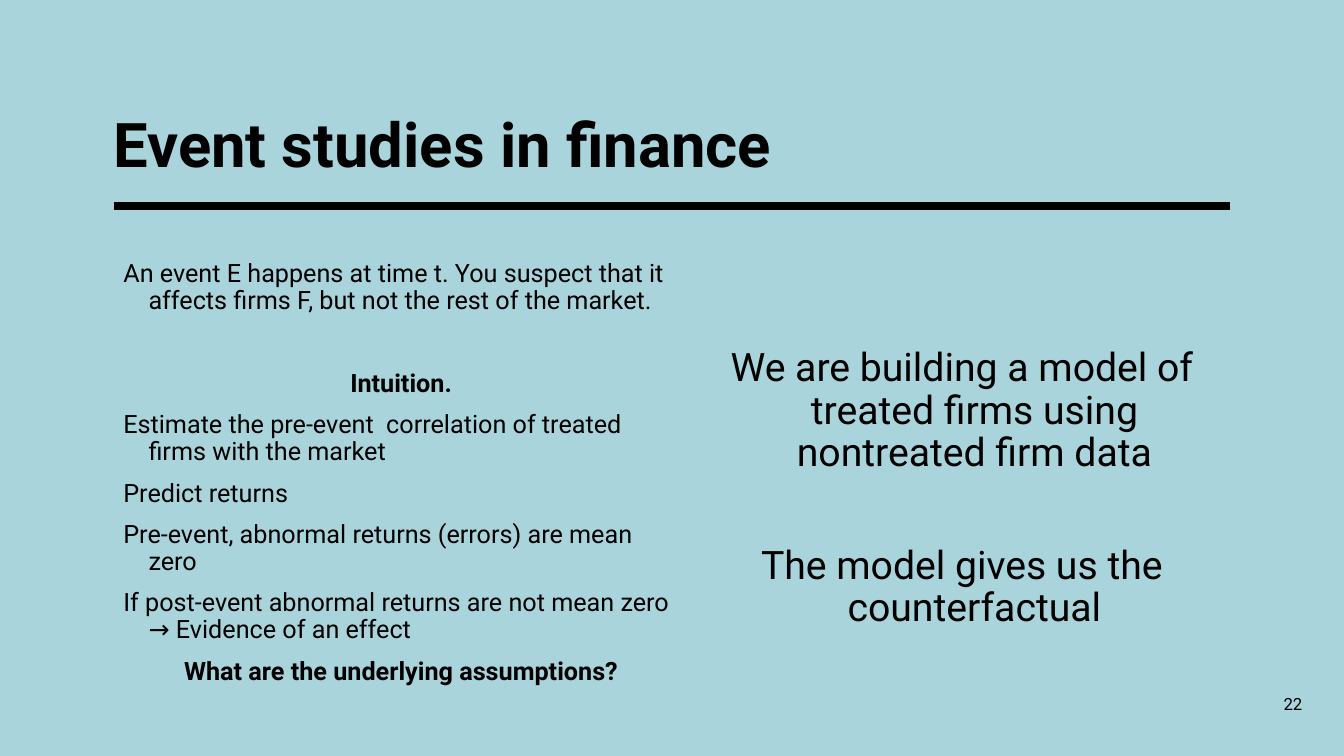
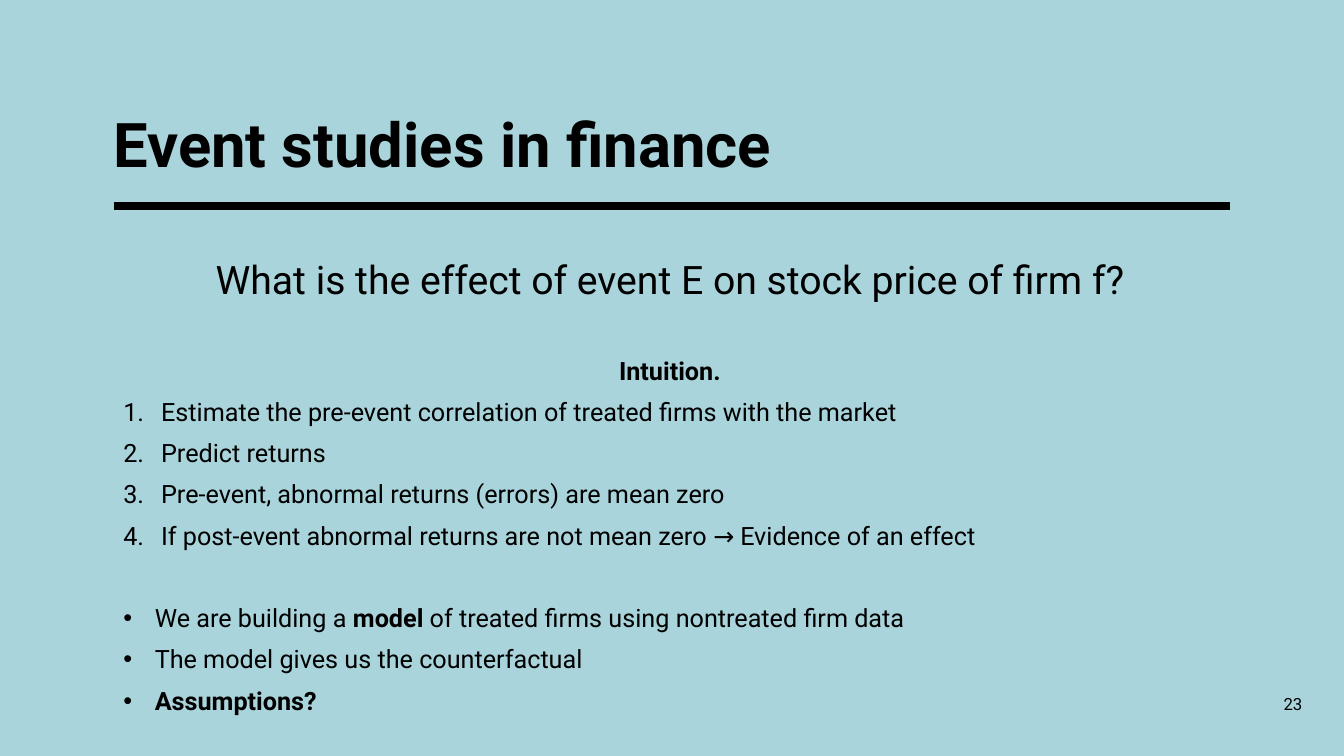
Before and after one commit to francescogranella/francescogranella.github.io, a slide deck: slide 23 of SCM.pptx (slide 22 before the commit). Drawn at 1344x756 pixels with LibreOffice and Linux fonts; fonts in the diff are those of the drawing. Boxes give left, top, right and bottom in pixels: in the first picture for what was removed or moved away, otherwise in the second. Text is boxed around its words. In the diff, an @@ line names an element or a change of style, - is before the commit and + after.

```diff
--- a/SCM.pptx
+++ b/SCM.pptx
@@ text at (x1=216, y1=264, x2=1124, y2=302): text changed; size 18 to 28 pt @@
-An event E happens at time t. You suspect that it affects firms F, but not the rest of the market.
+What is the effect of event E on stock price of firm f?
@@ text removed at (x1=731, y1=351, x2=1193, y2=622) @@
-We are building a model of treated firms using nontreated firm data
-The model gives us the counterfactual
@@ text at (x1=161, y1=402, x2=975, y2=550): bullet none to 1. @@
@@ text at (x1=155, y1=608, x2=904, y2=674): text changed; bold off @@
-What are the underlying assumptions?
+• We are building a model of treated firms using nontreated firm data
+• The model gives us the counterfactual
+• Assumptions?
@@ page number at (x1=1284, y1=698, x2=1303, y2=710): text changed @@
-22
+23
```
Also in this commit, not shown: 19 other slides changed, 3 slides added, 1 slide removed.
